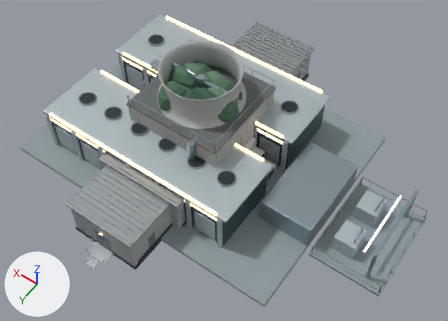
Renders of the Blender file tools/blender/campus-catalog.blend from each side of a commit.
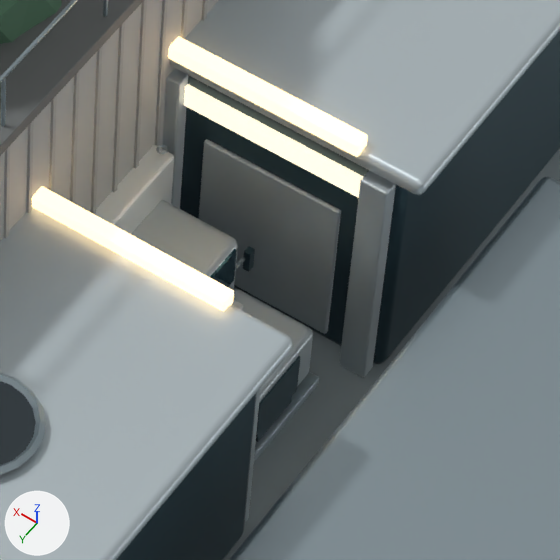
There are two pictures of each version: one whole from a 50 mm lens placed at (-28.9, 36.4, 56.4), pointed at (-4.9, 2.8, 3.7), one close up on the part from 51% to 70% of the width and 36% to 62% of the height. Every picture has the same lights, and +X, +Y and +Z are marked at lower left. The older version's two pictures come first.

Names of what the first close-up shows: 'Fan deck.001', 'GENSET Equipment ceramic white', 'MAP_CAMPUS Ceramic-coated pearl aluminum', 'MAP_CAMPUS Honed concrete plinth', 'MAP_CAMPUS Mechanical brushed steel', 'MAP_CAMPUS Recessed graphite panels', 'MAP_CAMPUS Service recess', 'MAP_CAMPUS Symbol warm clerestory', 'MAP_CAMPUS Warm white recessed fixtures', 'TOWER_CELL Tower FRP casing', 'TOWER_CELL Tower FRP rib', 'TRUCK Ceramic-coated pearl aluminum', 'TRUCK Office coated architectural glass', 'TRUCK Recessed graphite panels' and 4 more.
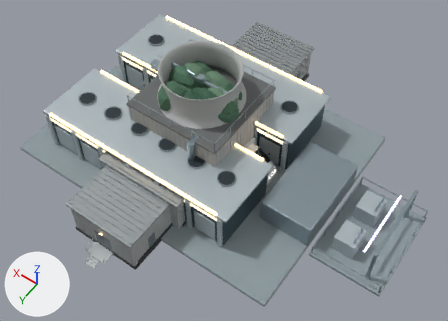
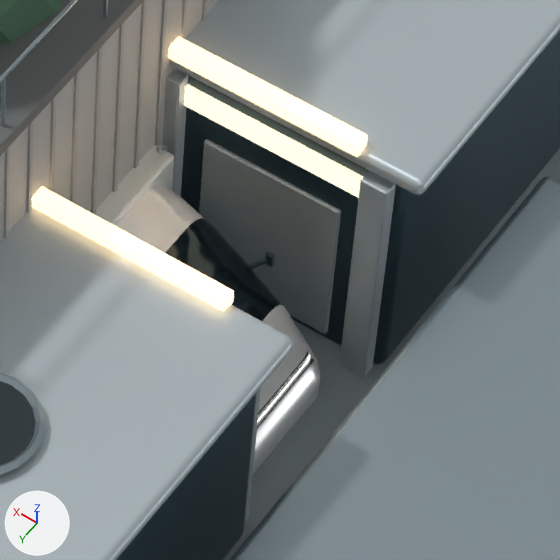
Pixel boxes [x1, y1, x2, y2] of what changed, in the close-ups (560 x 560 px):
'TRUCK Semi tractor pearl white paint', added
    after: [115, 182, 320, 474]
    faces in mat_semi_tractor_pearl_white_paint (white #e7eaeb): [115, 182, 320, 474]
    faces in mat_semi_tractor_tinted_glass (dark blue #27353c): [165, 197, 282, 321]
'TRUCK Ceramic-coated pearl aluminum', deleted
    before: [131, 200, 313, 403]
'TRUCK Recessed graphite panels', reshaped
    before: [243, 246, 300, 442]
    after: [249, 252, 314, 429]
'TRUCK Office coated architectural glass', deleted (dark cyan)
    before: [210, 249, 237, 287]
'Front light bar', added
    after: [257, 355, 310, 423]
part 1 of me_fifth_wheel_plate, added
    after: [249, 258, 267, 269]
part 2 of me_fifth_wheel_plate, added
    after: [265, 252, 274, 267]
part 3 of me_fifth_wheel_plate, added
    after: [257, 358, 314, 429]
part 4 of me_fifth_wheel_plate, added
    after: [258, 351, 308, 416]
part 5 of me_fifth_wheel_plate, deleted
    before: [243, 246, 255, 272]
part 6 of me_fifth_wheel_plate, reshaped (dark cyan)
    before: [256, 356, 300, 442]

Patch to the scene script:
```diff
--- a/tools/blender/campus-catalog.blend.py
+++ b/tools/blender/campus-catalog.blend.py
@@ me_fifth_wheel_plate @@
 # used by ob_truck_recessed_graphite_panels; parent = ob_truck; location = (0.0, 0.0, 0.0)
-me_fifth_wheel_plate.from_pydata(...)  # 72 vertices, 54 faces; spans x -9.2..7.4, y -1.6..1.6, z 0.4..3.9
+me_fifth_wheel_plate.from_pydata(...)  # 600 vertices, 516 faces; spans x -9.3..7.4, y -1.6..1.6, z 0.4..3.9
+# me_fifth_wheel_plate part 1: a new loose piece of 96 vertices spanning x -8.0..-7.7, y -1.5..-1.2, z 2.5..2.6, in mat_recessed_graphite_panels (dark cyan #354d57)
+# me_fifth_wheel_plate part 2: a new loose piece of 96 vertices spanning x -8.1..-7.9, y -1.6..-1.5, z 2.5..2.7, in mat_recessed_graphite_panels (dark cyan #354d57)
+# me_fifth_wheel_plate part 3: a new loose piece of 84 vertices spanning x -9.3..-9.2, y -1.0..1.0, z 1.4..1.5, in mat_recessed_graphite_panels (dark cyan #354d57)
+# me_fifth_wheel_plate part 4: a new loose piece of 84 vertices spanning x -9.2..-9.1, y -1.0..1.0, z 1.5..1.6, in mat_recessed_graphite_panels (dark cyan #354d57)
+# me_fifth_wheel_plate part 5: the loose piece of 8 vertices spanning x -7.7..-7.5, y -1.6..-1.5, z 2.1..2.6 is deleted
+# me_fifth_wheel_plate part 6: 4 vertices moved from x -9.2, y -0.5..0.5, z 0.8..1.1 to x -8.2, y -0.5..0.5, z 0.8..1.1; 8 vertices removed from x -9.2, y -0.6..0.6, z 1.0..2.0
+# other edits to the shape of me_fifth_wheel_plate do not show in these pictures
 me_fifth_wheel_plate.materials.append(mat_recessed_graphite_panels)
@@ ob_truck_ceramic_coated_pearl_aluminum @@
-ob_truck_ceramic_coated_pearl_aluminum = bpy.data.objects.new('TRUCK Ceramic-coated pearl aluminum', me_day_cab)
@@ ob_truck_office_coated_architectural_glass @@
-ob_truck_office_coated_architectural_glass = bpy.data.objects.new('TRUCK Office coated architectural glass', me_side_window)
@@ ob_truck_semi_tractor_pearl_white_paint @@
+ob_truck_semi_tractor_pearl_white_paint = bpy.data.objects.new('TRUCK Semi tractor pearl white paint', me_aero_side_skirt)  # 1394 vertices, 1420 faces; spans x -9.43..-4.72, y -1.27..1.27, z 0.38..3.98; in mat_semi_tractor_pearl_white_paint (white #e7eaeb), mat_semi_tractor_tinted_glass (dark blue #27353c)
+ob_truck_semi_tractor_pearl_white_paint.parent = ob_truck
+ob_truck_semi_tractor_pearl_white_paint.location = (0.0, 0.0, 0.0)
@@ ob_front_light_bar @@
+ob_front_light_bar = bpy.data.objects.new('Front light bar', me_front_light_bar)  # 84 vertices, 44 faces; spans x -9.23..-9.12, y -1.0..1.0, z 1.47..1.53; in mat_semi_tractor_light_bar (white #fff7ea, glowing white #fff7ea)
+ob_front_light_bar.parent = ob_truck
+ob_front_light_bar.location = (0.0, 0.0, 0.0)
```
